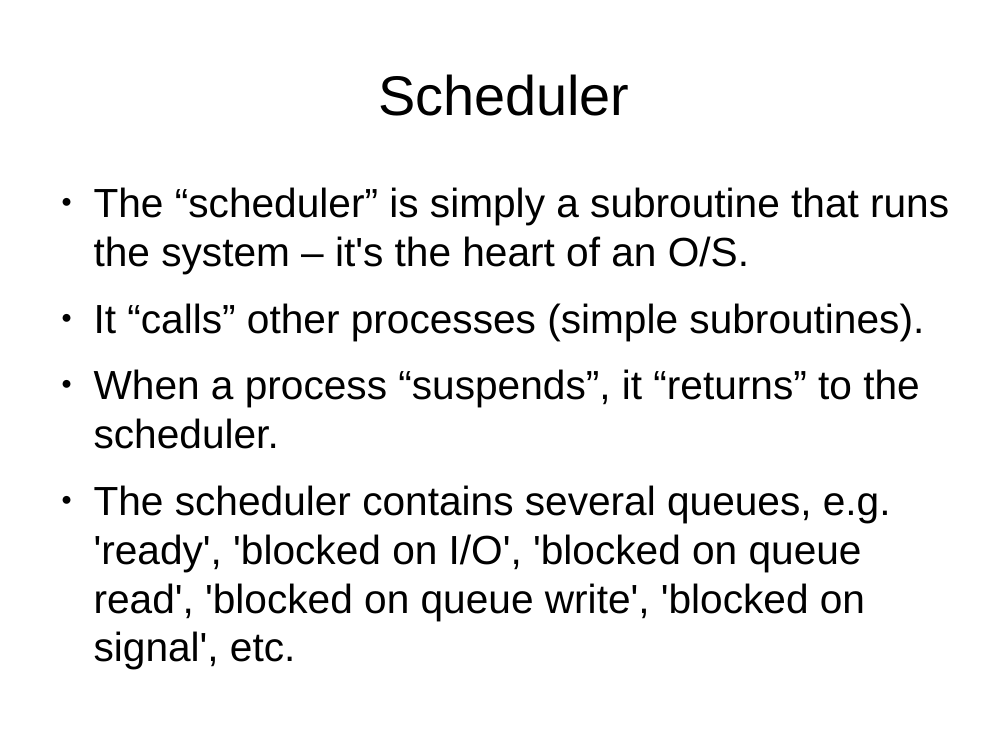
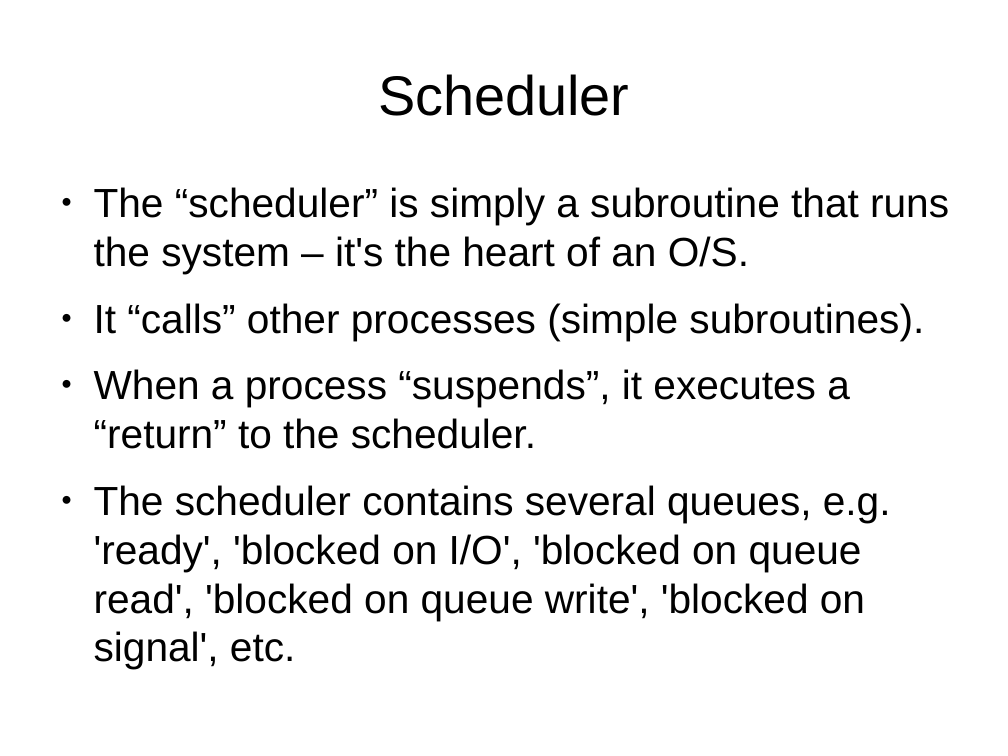
Before and after one commit to guitarvydas/FBP-from-scratch, a slide deck: slide 6 of Building FBP from Scratch.odp. Drawn at 1008x756 pixels with LibreOffice and Linux fonts; fonts in the diff are those of the drawing. Boxes give left, top, right and bottom in pixels: in the first picture for what was removed or moved away, otherwise in the second. Text is boxed around its words. In the diff, an @@ line names an element or a change of style, - is before the commit and + after.

```diff
--- a/Building FBP from Scratch.odp
+++ b/Building FBP from Scratch.odp
@@ text at (94, 369, 850, 449): text changed @@
-● When a process “suspends”, it “returns” to the scheduler.
+● When a process “suspends”, it executes a “return” to the scheduler.
```
Also in this commit, not shown: 3 other slides changed, 1 other file.
